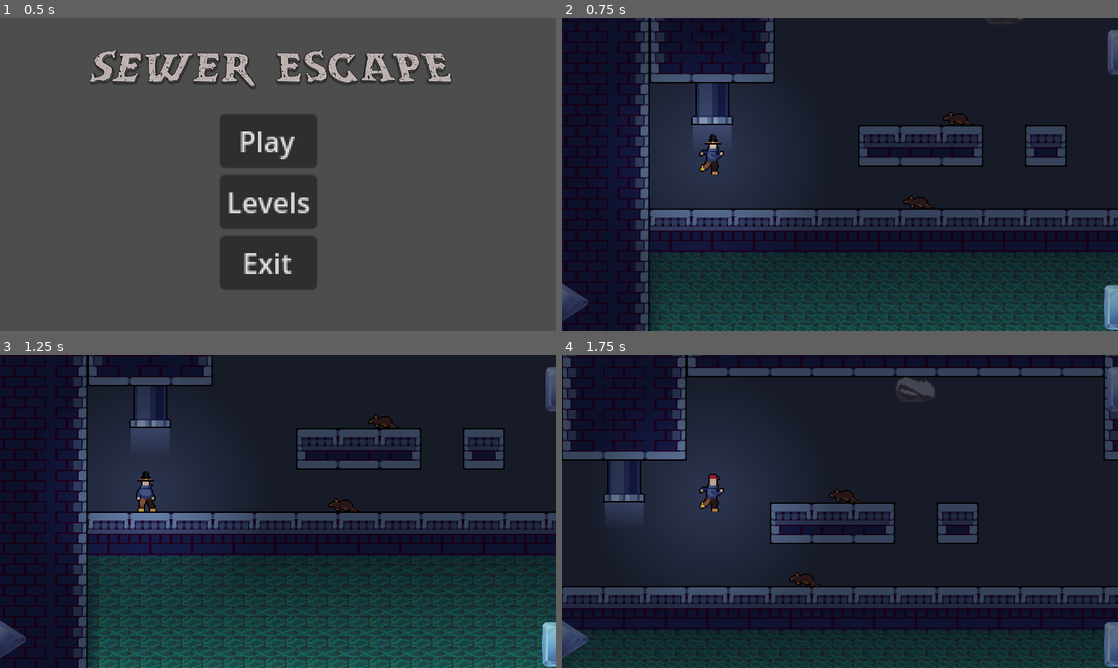
Above: before the commit, frames 1-4 (two rows, left to right).
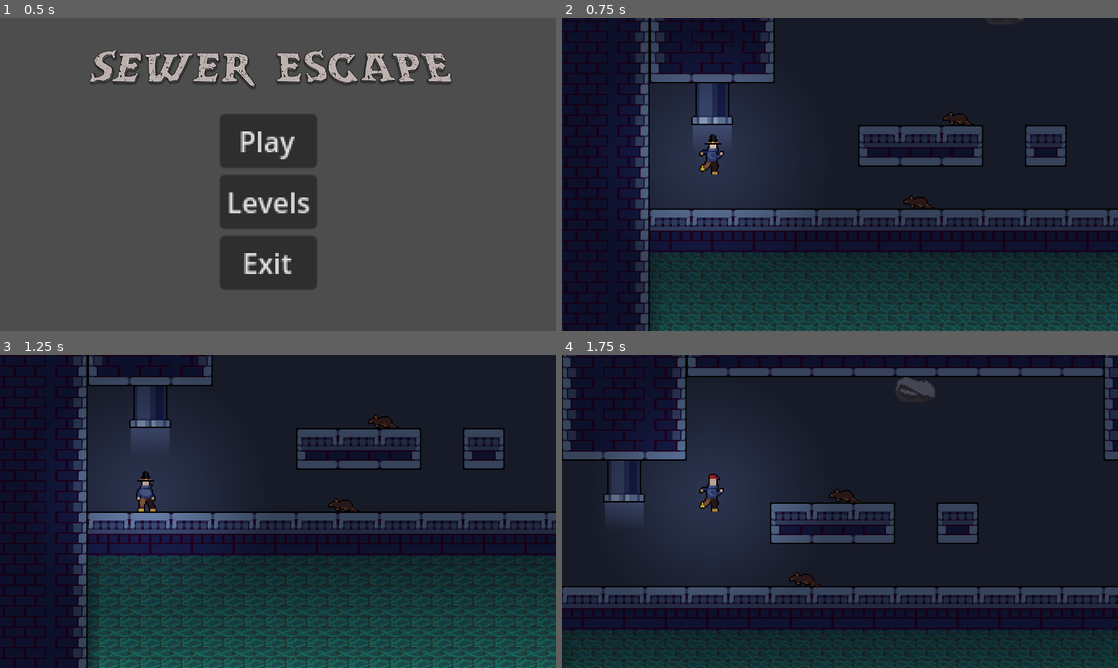
Above: after the commit, the same moments.

Repository: DizzyThermal/Sewer-Escape
Game: Godot game, scene res://scenes/MainMenu.tscn
Two runs of this game, one before a commit and one after it. Both use one fixed random seed, a clock stepped at 60 frames per second and the inputs below.
Inputs:
- Up to frame 1 (0.5 s): no input
- Up to frame 2 (0.75 s): click "Play" at 0.5 s
- Up to frame 3 (1.25 s): no input
- Up to frame 4 (1.75 s): hold Right (Right) from 1.28 s (still down); tap H (Hat) at 1.35 s; tap Space (Jump) at 1.52 s

Frame 1 is identical in both runs. In frame 2, 0.9% of the frame differs, in the area x 0-100%, y 3-100%; in frame 3, 0.9%; in frame 4, 0.9%.

Commit message:
Updating Mobile Controls

Diff:
--- a/scenes/Level_02.tscn
+++ b/scenes/Level_02.tscn
@@ -67,12 +67,6 @@
 zoom = Vector2(3, 3)
 
 [node name="MobileControls" parent="Camera2D" instance=ExtResource("10_ckdcd")]
-offset_left = -224.0
-offset_top = 131.0
-offset_right = -224.0
-offset_bottom = 131.0
-scale = Vector2(0.5, 0.5)
-metadata/_edit_use_anchors_ = true
 
 [node name="Entry Pipe" parent="." instance=ExtResource("3_l2tfk")]
 z_index = 3
--- a/scenes/Level_03.tscn
+++ b/scenes/Level_03.tscn
@@ -62,12 +62,6 @@
 zoom = Vector2(3, 3)
 
 [node name="MobileControls" parent="Camera2D" instance=ExtResource("6_8ii12")]
-offset_left = -224.0
-offset_top = 131.0
-offset_right = -224.0
-offset_bottom = 131.0
-scale = Vector2(0.5, 0.5)
-metadata/_edit_use_anchors_ = true
 
 [node name="Entry Pipe" parent="." instance=ExtResource("3_3pv3s")]
 z_index = 3
--- a/scenes/MobileControls.tscn
+++ b/scenes/MobileControls.tscn
@@ -1,8 +1,9 @@
-[gd_scene load_steps=4 format=3 uid="uid://iotxy1b60d87"]
+[gd_scene load_steps=5 format=3 uid="uid://iotxy1b60d87"]
 
 [ext_resource type="Texture2D" uid="uid://bjqanf6wrgoi3" path="res://art/left-arrow.png" id="1_gpkou"]
 [ext_resource type="Texture2D" uid="uid://deuvsep5g6xco" path="res://art/right-arrow.png" id="2_ly3m0"]
 [ext_resource type="Texture2D" uid="uid://rjpp4l6eilfj" path="res://art/jump-button.png" id="3_jydm4"]
+[ext_resource type="Texture2D" uid="uid://b3dmyavovpse2" path="res://art/Hat.png" id="4_s0wae"]
 
 [node name="MobileControls" type="Control"]
 z_index = 5
@@ -10,45 +11,48 @@
 anchors_preset = 15
 anchor_right = 1.0
 anchor_bottom = 1.0
-offset_left = -190.0
-offset_top = -107.0
-offset_right = -190.0
-offset_bottom = -107.0
+offset_right = 1120.0
+offset_bottom = 360.0
 grow_horizontal = 2
 grow_vertical = 2
-scale = Vector2(0.3, 0.3)
+scale = Vector2(0.2, 0.2)
 
 [node name="Left" type="TouchScreenButton" parent="."]
-position = Vector2(36.6665, 625.333)
+position = Vector2(-223.333, 230.333)
 scale = Vector2(0.25, 0.25)
 texture_normal = ExtResource("1_gpkou")
 passby_press = true
 action = "Left"
 
 [node name="Back" type="TouchScreenButton" parent="."]
-position = Vector2(45, -19.6677)
+position = Vector2(-215, -332.168)
 scale = Vector2(0.25, 0.25)
 texture_normal = ExtResource("1_gpkou")
 passby_press = true
 action = "Menu"
 
 [node name="Right" type="TouchScreenButton" parent="."]
-position = Vector2(221.667, 623.335)
+position = Vector2(-38.3328, 228.335)
 scale = Vector2(0.25, 0.25)
 texture_normal = ExtResource("2_ly3m0")
 passby_press = true
 action = "Right"
 
 [node name="Jump" type="TouchScreenButton" parent="."]
-position = Vector2(1640.66, 637.332)
+position = Vector2(1080.66, 229.832)
 scale = Vector2(0.25, 0.25)
 texture_normal = ExtResource("3_jydm4")
 passby_press = true
 action = "Jump"
 
 [node name="Hat" type="TouchScreenButton" parent="."]
-position = Vector2(1649, -14.6677)
+position = Vector2(1089, -334.668)
 scale = Vector2(0.25, 0.25)
 texture_normal = ExtResource("3_jydm4")
 passby_press = true
 action = "Hat"
+
+[node name="Sprite2D" type="Sprite2D" parent="."]
+position = Vector2(1145, -272.5)
+scale = Vector2(8, 8)
+texture = ExtResource("4_s0wae")
--- a/scripts/Level_01.gd
+++ b/scripts/Level_01.gd
@@ -1,13 +1,12 @@
 extends Node2D
 
-
-# Called when the node enters the scene tree for the first time.
 func _ready():
 	if OS.get_name() != "Android":
-		pass
-		#$Camera2D/MobileControls.hide()
+		$Camera2D/MobileControls.hide()
+	else:
+		$Camera2D.zoom.x *= 2
+		$Camera2D.zoom.y *= 2
 
-# Called every frame. 'delta' is the elapsed time since the previous frame.
 func _process(delta):
 	if Input.is_action_just_pressed("Menu"):
 		get_tree().change_scene_to_file("res://scenes/MainMenu.tscn")
--- a/scripts/Level_02.gd
+++ b/scripts/Level_02.gd
@@ -1,15 +1,12 @@
 extends Node2D
 
-var WATER_WIDTH = 1953
-var WATER_HEIGHT = 520
-var currentHeight = WATER_HEIGHT
-
-# Called when the node enters the scene tree for the first time.
 func _ready():
 	if OS.get_name() != "Android":
 		$Camera2D/MobileControls.hide()
+	else:
+		$Camera2D.zoom.x *= 2
+		$Camera2D.zoom.y *= 2
 
-# Called every frame. 'delta' is the elapsed time since the previous frame.
 func _process(delta):
 	if Input.is_action_just_pressed("Menu"):
 		get_tree().change_scene_to_file("res://scenes/MainMenu.tscn")
--- a/scripts/Level_03.gd
+++ b/scripts/Level_03.gd
@@ -1,15 +1,12 @@
 extends Node2D
 
-var WATER_WIDTH = 482
-var WATER_HEIGHT = 224
-var currentHeight = WATER_HEIGHT
-
-# Called when the node enters the scene tree for the first time.
 func _ready():
 	if OS.get_name() != "Android":
 		$Camera2D/MobileControls.hide()
+	else:
+		$Camera2D.zoom.x *= 2
+		$Camera2D.zoom.y *= 2
 
-# Called every frame. 'delta' is the elapsed time since the previous frame.
 func _process(delta):
 	if Input.is_action_just_pressed("Menu"):
 		get_tree().change_scene_to_file("res://scenes/MainMenu.tscn")
Binary file added: art/Hat.png
Not shown, added: art/Hat.png.import
